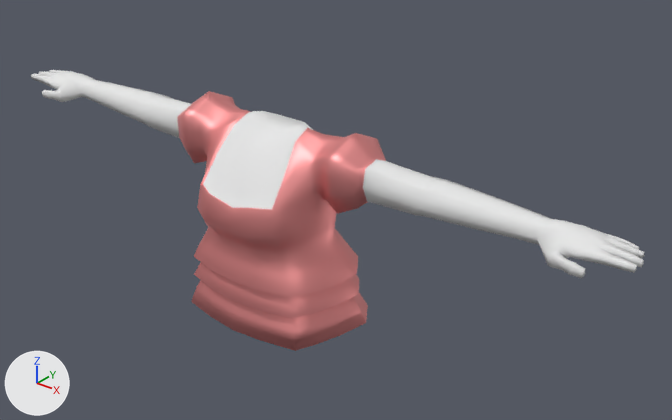
The glTF model assets/base-avatars/upper_body/F_uBody_PinkTshirt02/F_uBody_PinkTshirt02.glb: old version first, new version second.
Camera for both pictures: a camera (50 mm lens) standing at (1.409, -1.531, 2.302) and looking at (0.113, 0.089, 1.297). Lighting does not change. The marker at lower left points along +X, +Y and +Z. Where no turn or scale is listed for an object, it has been applied to the vertices.

The first picture shows 'F_uBody_PinkTshirt02'.
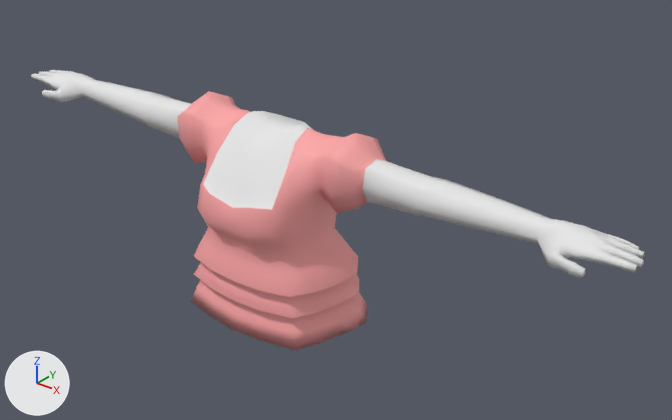
Boxes (x1, y1, x2, y2) around the edits, measured in the pictures (672 x 420 px):
'F_uBody_PinkTshirt02', surface changed (brown to pink)
    both: (164, 91, 600, 351)

The change, as a list of edits to the scene's bpy script:
```text
Change mat_color_pallete_mat:
    mat_color_pallete_mat.metallic: 1.0 -> 0.0
```
